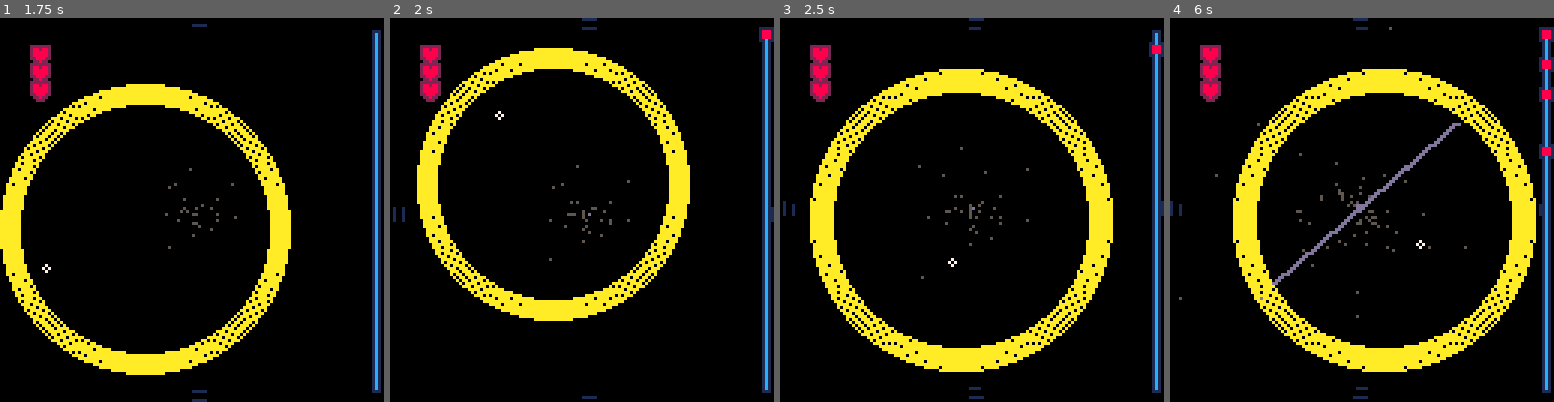
Above: before the commit, frames 1-4 (left to right).
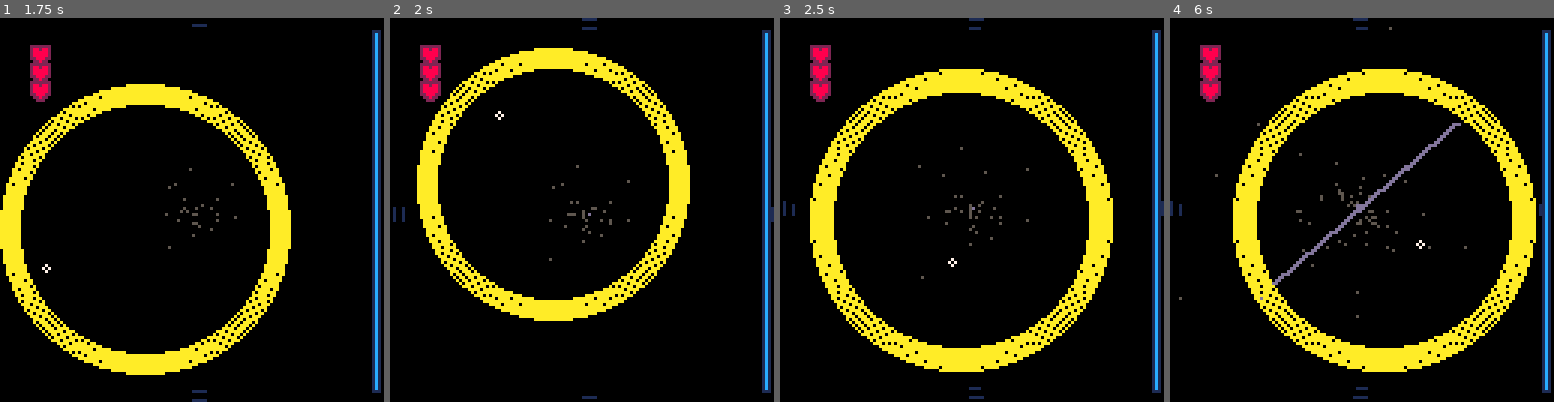
Above: after the commit, the same moments.

Repository: Alfie-Edwards/LoopHole
Game: PICO-8 cartridge loop.p8
Same seed, same stepped clock (60 frames per second), same inputs: the game is played once before the commit and once after it.
Inputs (mouse positions are in pixels of both pictures, inside the frame that each line leads up to):
- Up to frame 1 (1.75 s): tap X (X key) at 0.33, 1.07 s; click (280, 121) at 0.67 s; tap O (Z key) at 0.7, 1.7 s; click (46, 267) at 1.22 s
- Up to frame 2 (2 s): click (497, 114) at 1.77 s; tap X (X key) at 1.85 s
- Up to frame 3 (2.5 s): tap O (Z key) at 2.1 s; click (952, 259) at 2.32 s
- Up to frame 4 (6 s): tap O (Z key) every 0.4 s from 2.5 to 5.7 s; click (1404, 106) at 2.87 s; tap X (X key) at 2.97, 4.08, 5.2 s; click (1465, 256) at 3.42 s; click (1231, 102) at 3.97 s; click (1292, 248) at 4.52 s; click (1354, 94) at 5.07 s; click (1419, 244) at 5.62 s

Frame 1 is identical in both runs. In frame 2, 0.1% of the frame differs, in the area x 96-100%, y 2-7%; in frame 3, 0.1%; in frame 4, 0.5%, in the area x 96-100%, y 2-37%.

Commit message:
Improve feedback

Diff:
--- a/loop.p8
+++ b/loop.p8
@@ -239,16 +239,41 @@
 	local y_start = (y_pad - 64) + cam.y + y_offset
 	local y_end   = (64 - y_pad) + cam.y + y_offset
 
+	-- Highlight on beat.
+	local beat_state = get_beat_state()
+	if beat_state == "good" then
+		for i=0,15 do pal(i, 11) end
+	elseif beat_state == "bad" then
+		for i=0,15 do pal(i, 8) end
+	end
+
 	line(x, y_start,
 		 x, y_end,
 		 12)
 
+	local ruler_z_start = z_start / 6
+
 	for _, curio in ipairs(curios) do
-		if curio.z >= loop.z then
-			local y = lerp(y_start, y_end - 1, proportion(z_start, loop.z, curio.z))
-			rectfill(x - 1, y - 1, x + 1, y + 1, 8)
-		end
-	end
+		if curio.z >= loop.z and curio.z < ruler_z_start then
+			local y = lerp(y_start, y_end - 1, proportion(ruler_z_start, loop.z, curio.z))
+			print("◆", x - 3, y - 1, 8)
+		end
+	end
+
+	pal()
+end
+
+function get_beat_state()
+	for _, curio in ipairs(curios) do
+		if curio.z <= loop.z and (loop.z - curio.z) < 0.5 then
+				if curio.has_hit_player then
+					return "bad"
+				else
+					return "good"
+				end
+		end
+	end
+	return "none"
 end
 
 function draw_health(x_offset, y_offset)
@@ -302,8 +327,15 @@
 	end
 
 	-- Loop
+	local loop_col = 10
+	local beat_state = get_beat_state()
+	if beat_state == "good" then
+		loop_col = 11
+	elseif beat_state == "bad" then
+		loop_col = 8
+	end
 	for w=0,true_loop_width() do
-		circ(cam.zoom * loop.x, cam.zoom * loop.y, (cam.zoom * loop.r) - w, 10)
+		circ(cam.zoom * loop.x, cam.zoom * loop.y, (cam.zoom * loop.r) - w, loop_col)
 	end
 
 	-- Curios at/behind the loop
